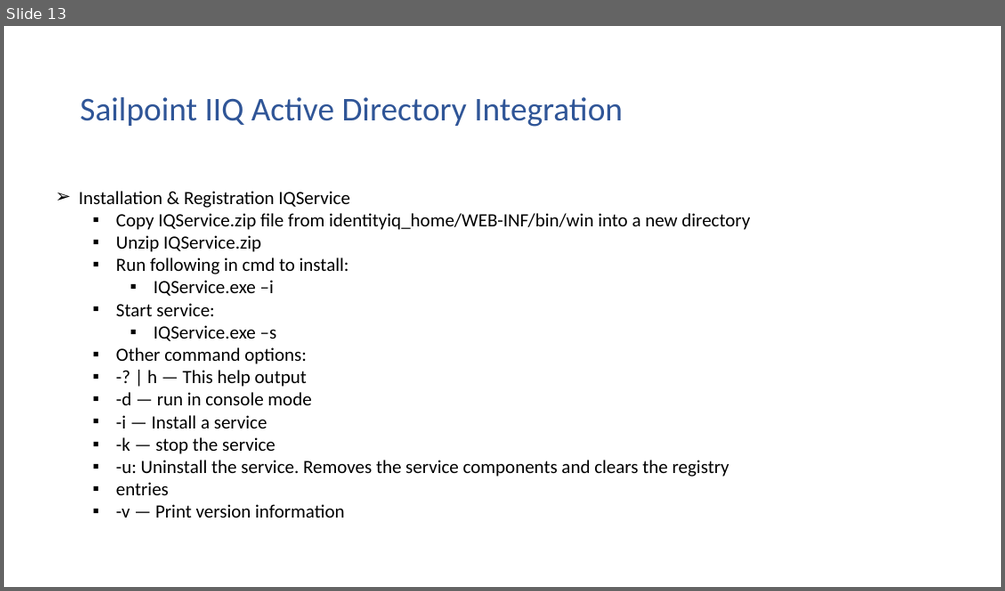
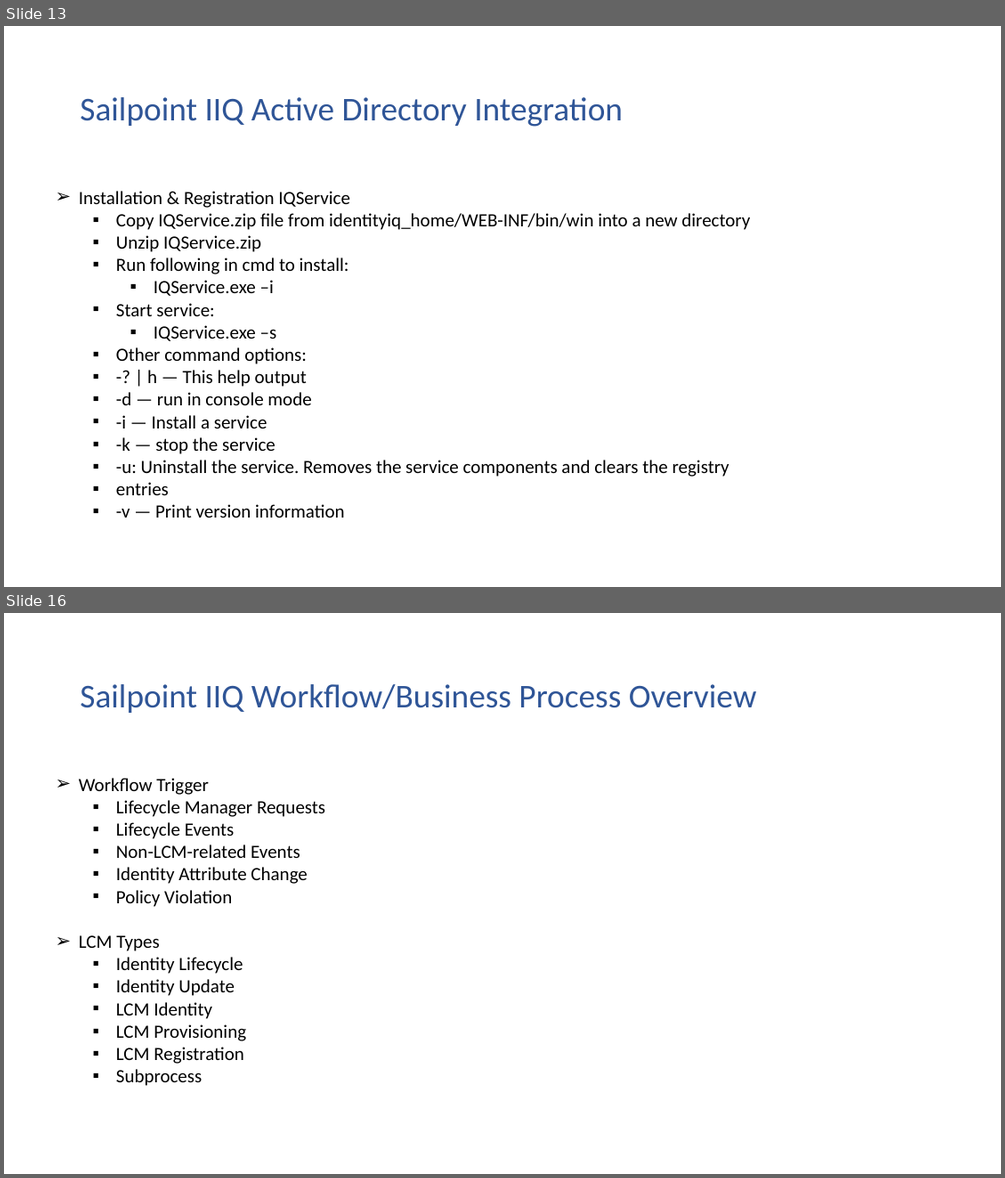
Before and after one commit to ujjwalvats16/source, a slide deck: Sailpoint Tutorial PPT/Identity Management.pptx. Shown one above the other, each under a label of ours: slide 13 before the commit, slides 13 and 16 after it; the slides between them are not shown. The pictures are 1005x591 and 1005x1178 pixels, drawn with LibreOffice and Linux fonts; fonts in the diff are those of the drawing. Boxes give left, top, right and bottom in pixels: in the first picture for what was removed or moved away, otherwise in the second. Text is boxed around its words. In the diff, an @@ line names an element or a change of style, - is before the commit and + after.

```diff
--- a/Sailpoint Tutorial PPT/Identity Management.pptx
+++ b/Sailpoint Tutorial PPT/Identity Management.pptx
@@ slide 16 added at <box>4,613,1001,1174</box>, background #FFFFFF @@
@@ title added at <box>80,684,757,713</box>, 32 pt, text #2F5597 @@
+Sailpoint IIQ Workflow/Business Process Overview
@@ text added at <box>79,778,325,1086</box>, 18 pt, text #000000 @@
+➢ Workflow Trigger
+  ▪ Lifecycle Manager Requests
+  ▪ Lifecycle Events
+  ▪ Non-LCM-related Events
+  ▪ Identity Attribute Change
+  ▪ Policy Violation
+➢ LCM Types
+  ▪ Identity Lifecycle
+  ▪ Identity Update
+  ▪ LCM Identity
+  ▪ LCM Provisioning
+  ▪ LCM Registration
+  ▪ Subprocess
```
Also in this commit, not shown: 1 slide changed, 1 other slide added.
